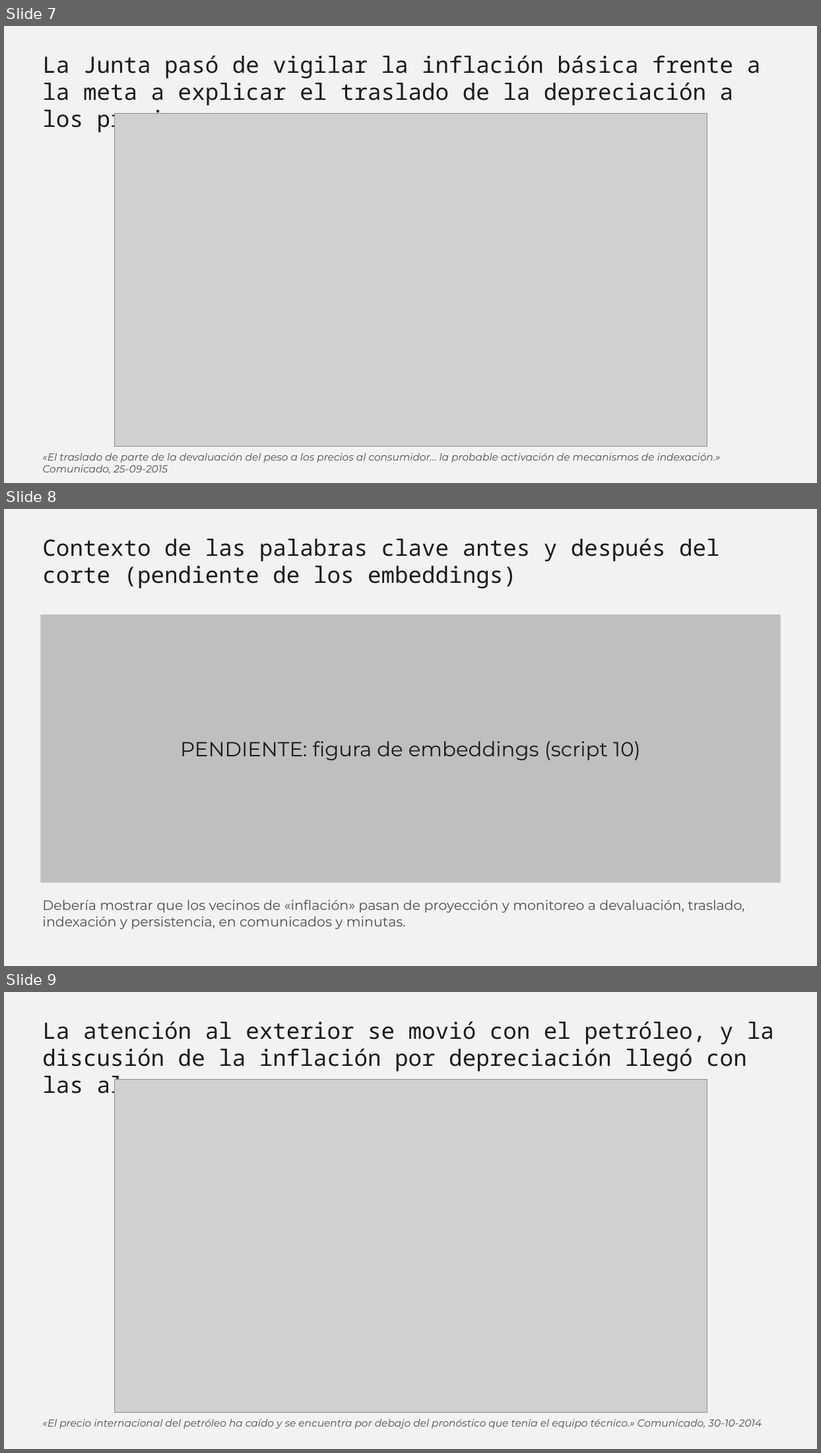
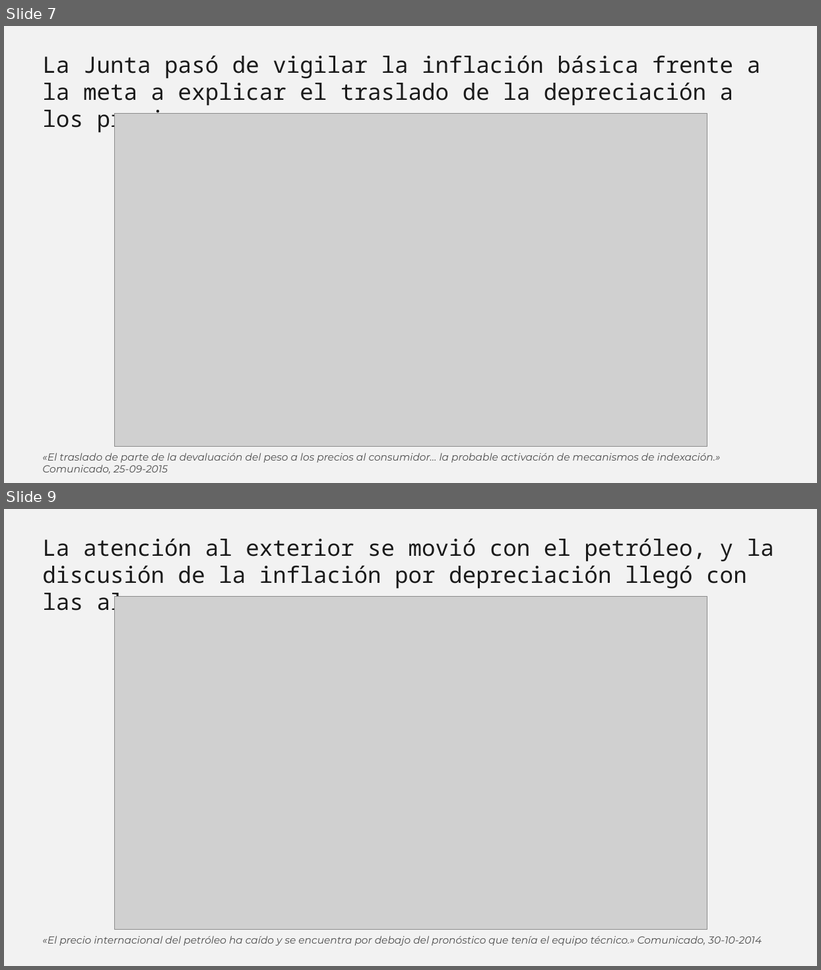
Before and after one commit to talleres-ECON3785/taller_03, a slide deck: 04_Presentaciones/borrador_presentacion.pptx. Shown one above the other, each under a label of ours: slides 7, 8 and 9 before the commit, slides 7 and 9 after it; the slides between them are not shown. The pictures are 821x1453 and 821x970 pixels, drawn with LibreOffice and Linux fonts; fonts in the diff are those of the drawing; grey boxes stand for pictures. Boxes give left, top, right and bottom in pixels: in the first picture for what was removed or moved away, otherwise in the second. Text is boxed around its words. In the diff, an @@ line names an element or a change of style, - is before the commit and + after.

```diff
--- a/04_Presentaciones/borrador_presentacion.pptx
+++ b/04_Presentaciones/borrador_presentacion.pptx
@@ slide 8 removed at [4,509,817,966], background #F2F2F2 @@
@@ text removed at [42,538,720,589] @@
-Contexto de las palabras clave antes y después del corte (pendiente de los embeddings)
@@ rectangle removed at [40,615,781,883] @@
@@ text removed at [180,741,641,760] @@
-PENDIENTE: figura de embeddings (script 10)
@@ text removed at [42,900,745,929] @@
-Debería mostrar que los vecinos de «inflación» pasan de proyección y monitoreo a devaluación, traslado, indexación y persistencia, en comunicados y minutas.
```
Also in this commit, not shown: 2 slides changed, 2 slides added, 9 other files.
